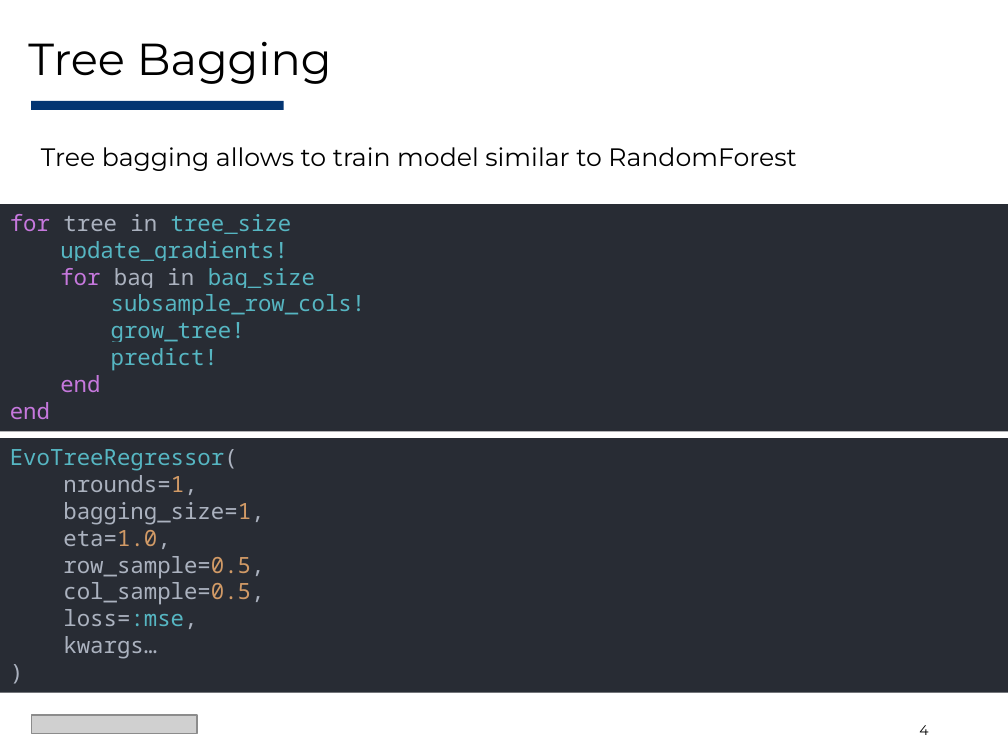
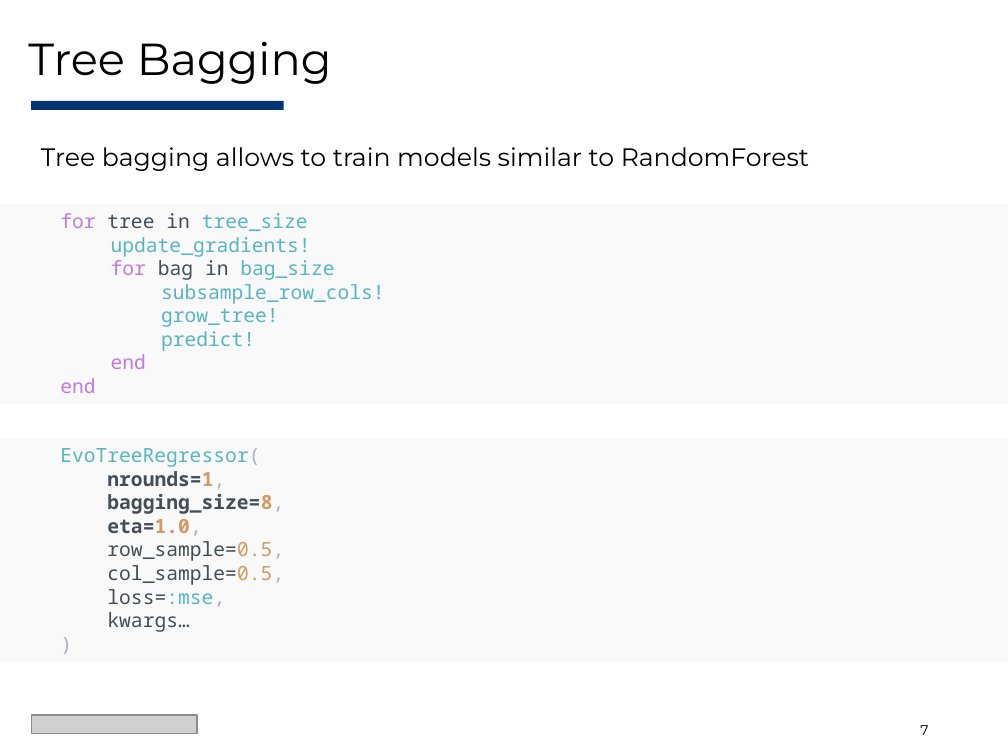
Before and after one commit to Evovest/EvoTrees.jl, a slide deck: slide 7 of docs/juliacon/EvoTrees-JuliaCon2025.pptx (slide 4 before the commit). Drawn at 1008x756 pixels with LibreOffice and Linux fonts; fonts in the diff are those of the drawing; grey boxes stand for pictures. Boxes give left, top, right and bottom in pixels: in the first picture for what was removed or moved away, otherwise in the second. Text is boxed around its words. In the diff, an @@ line names an element or a change of style, - is before the commit and + after.

```diff
--- a/docs/juliacon/EvoTrees-JuliaCon2025.pptx
+++ b/docs/juliacon/EvoTrees-JuliaCon2025.pptx
@@ text at (x1=41, y1=147, x2=809, y2=171): text changed @@
-Tree bagging allows to train model similar to RandomForest
+Tree bagging allows to train models similar to RandomForest
@@ text "for tree in tree_size" moved from (x1=0, y1=204, x2=1008, y2=431) to (x1=60, y1=213, x2=385, y2=393) @@
@@ text "for tree in tree_size" at (x1=60, y1=213, x2=385, y2=393): size 16 to 14 pt, highlight #282C34 to none; text colour #ABB2BF to #454E56 in "tree in", "bag in"; list level 1 to 2 in "for tree in tree_size"; list level 1 to 2 in "update_gradients!"; list level 1 to 2 in "for bag in bag_size"; list level 1 to 2 in "subsample_row_cols!"; list level 1 to 2 in "grow_tree!"; list level 1 to 2 in "predict!"; list level 1 to 2 in "end"; fill #282C34 to none @@
@@ text "EvoTreeRegressor(" moved from (x1=0, y1=438, x2=1008, y2=692) to (x1=60, y1=448, x2=284, y2=632) @@
@@ text "EvoTreeRegressor(" at (x1=60, y1=448, x2=284, y2=632): fill #282C34 to none @@
@@ text at (x1=60, y1=448, x2=284, y2=632): size 16 to 14 pt in "EvoTreeRegressor(", "nrounds=1,", "eta=1.0,", "row_sample=0.5," and 4 more places; text colour #ABB2BF to #454E56 in "nrounds=1,", "eta=1.0,", "row_sample=0.5,", "col_sample=0.5," and 2 more places; bold on in "nrounds=1,", "eta=1.0,"; list level 1 to 2 in "EvoTreeRegressor("; list level 1 to 2 in "nrounds=1,"; list level 1 to 2 in "eta=1.0,"; list level 1 to 2 in "row_sample=0.5,"; list level 1 to 2 in "col_sample=0.5,"; list level 1 to 2 in "loss=:mse,"; list level 1 to 2 in "kwargs…"; list level 1 to 2 in ")" @@
@@ text at (x1=107, y1=494, x2=284, y2=514): text changed; size 16 to 14 pt; text colour #ABB2BF to #454E56; bold on @@
-bagging_size=1,
+  bagging_size=8,
@@ page number at (x1=920, y1=725, x2=928, y2=735): text changed @@
-4
+7
```
Also in this commit, not shown: 8 other slides changed, 2 slides added, 19 other files.
